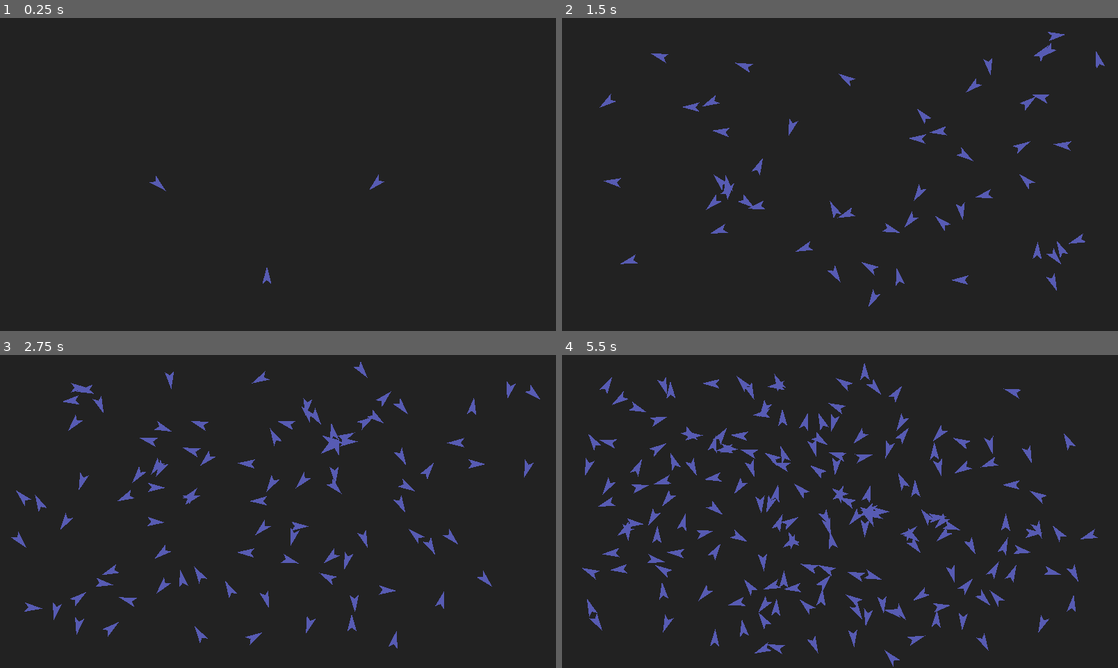
Above: before the commit, frames 1-4 (two rows, left to right).
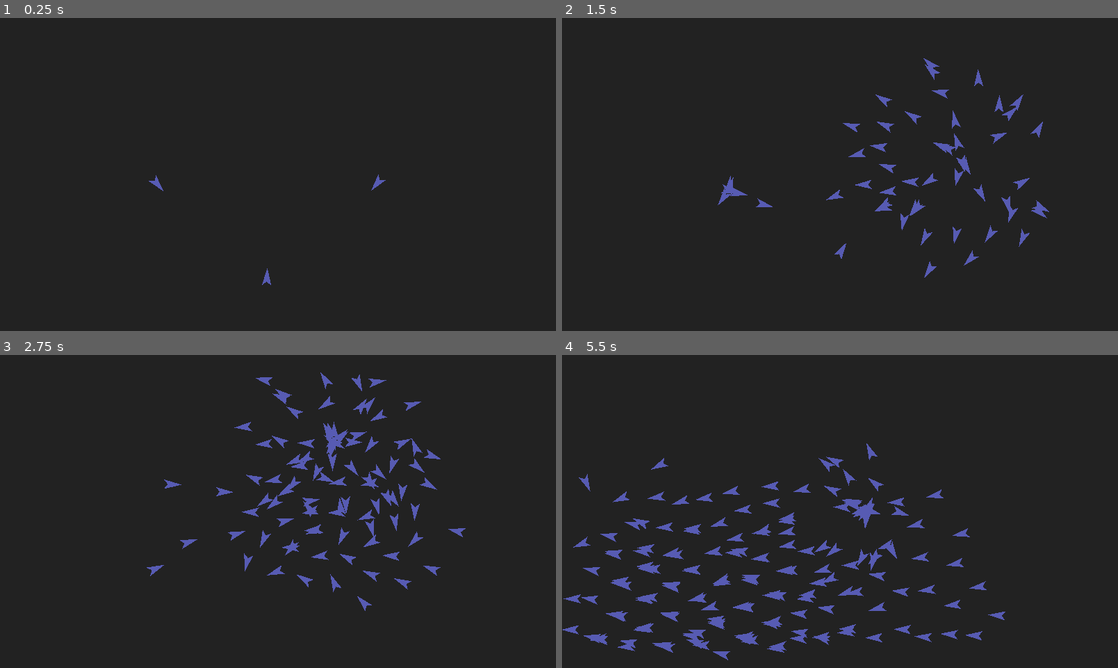
Above: after the commit, the same moments.

Repository: blinry/boids
Game: Godot game, scene res://main.tscn
Two runs of this game, one before a commit and one after it. Both use one fixed random seed, a clock stepped at 60 frames per second and the inputs below.
Inputs (mouse positions are in pixels of both pictures, inside the frame that each line leads up to):
- Up to frame 1 (0.25 s): no input
- Up to frame 2 (1.5 s): move the mouse to (962, 158) at 0.52 s; press the mouse at (962, 158) at 0.53 s; move the mouse to (728, 190) at 1.27 s; release the mouse at (728, 190) at 1.28 s; click (728, 190) at 1.35 s
- Up to frame 3 (2.75 s): move the mouse to (333, 442) at 2.02 s; press the mouse at (333, 442) at 2.03 s
- Up to frame 4 (5.5 s): move the mouse to (812, 574) at 2.77 s; release the mouse at (812, 574) at 2.78 s; click (812, 574) at 2.85 s; move the mouse to (1006, 558) at 3.52 s; press the mouse at (1006, 558) at 3.53 s; move the mouse to (673, 464) at 4.27 s; release the mouse at (673, 464) at 4.28 s; click (673, 464) at 4.35 s; move the mouse to (867, 511) at 5.02 s; press the mouse at (867, 511) at 5.03 s

The runs differ from the first frame. In frame 1, less than 0.1% of the frame differs, in the area x 26-70%, y 50-86%; in frame 2, 3.6%; in frame 3, 6.1%; in frame 4, 10%, in the area x 0-97%, y 2-100%.

Commit message:
Alignment

Diff:
--- a/boid.gd
+++ b/boid.gd
@@ -3,21 +3,24 @@
 var velocity = Vector2(0, 100)
 
 func _process(delta):
-	if get_parent().average:
+	if get_parent().average_position:
 		velocity += cohesion()*10
-	velocity += separation()
+	velocity += separation()*0.2
+	if get_parent().average_velocity:
+		velocity += alignment()*0.05
 
-	velocity += edge_avoid()*500
+	velocity += edge_avoid()*50
 
-	velocity *= 0.99
+	velocity *= 0.995
 
 	position += delta*velocity
 	rotation = velocity.angle()
 
 func cohesion():
-	var change = (get_parent().average-position).normalized()
-	#print(change)
-	return change
+	return (get_parent().average_position-position).normalized()
+
+func alignment():
+	return (get_parent().average_velocity-velocity)
 
 func separation():
 	var change = Vector2.ZERO
--- a/main.gd
+++ b/main.gd
@@ -1,6 +1,7 @@
 extends Node2D
 
-var average
+var average_position
+var average_velocity
 
 func _ready():
 	pass
@@ -12,8 +13,13 @@
 		pod.velocity = Vector2(rand_range(-300, 300), rand_range(-300, 300))
 		add_child(pod)
 
-	average = Vector2.ZERO
+	average_position = Vector2.ZERO
 	var boids = get_tree().get_nodes_in_group("boids")
 	for boid in boids:
-		average += boid.position
-	average = average/boids.size()
+		average_position += boid.position
+	average_position = average_position/boids.size()
+
+	average_velocity = Vector2.ZERO
+	for boid in boids:
+		average_velocity += boid.velocity
+	average_velocity = average_velocity/boids.size()
